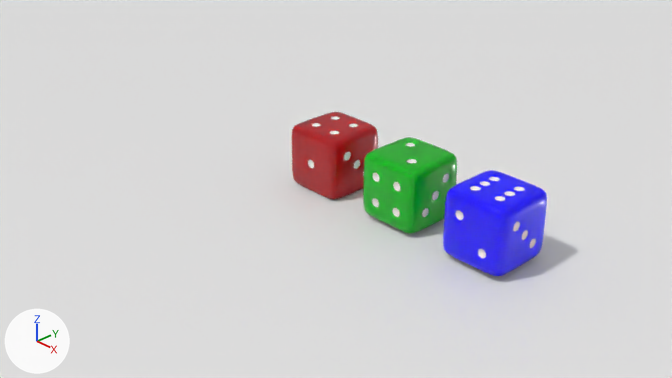
The Blender file udemy-environments/dice.blend as it was, and as the next commit left it.
Both versions are drawn from the file's camera 'Camera'. The lights are fixed; the arrows at lower left show +X, +Y and +Z.
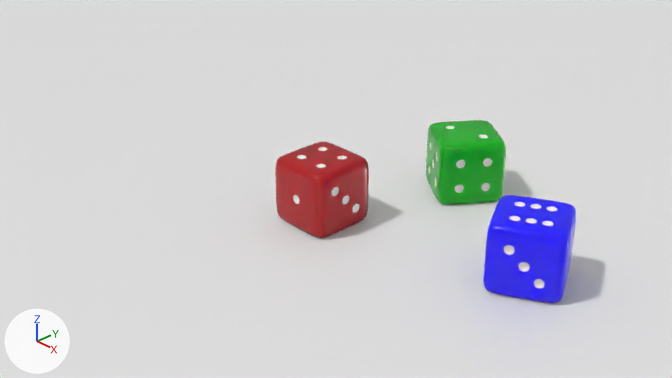
Commit message: OK really the end of section 2 lecture 12 now

Edits to the scene script, one JSON object a line:
```json
{"op": "set", "path": "ob_cube.location", "old": "(0.0, 0.0, 0.4)", "new": "(0.565, -0.722, 0.4)"}
{"op": "set", "path": "ob_cube_001.location", "old": "(1.2, 0.0, 0.4)", "new": "(1.2, 0.986, 0.366)"}
{"op": "set", "path": "ob_cube_001.rotation_euler", "old": "(1.571, 0.0, 0.0)", "new": "(1.571, 0.0, 0.952)", "note": "degrees (90, 0, 0) -> degrees (90, 0, 55)"}
{"op": "set", "path": "ob_cube_002.location", "old": "(2.4, 0.0, 0.4)", "new": "(2.921, -0.132, 0.358)"}
{"op": "set", "path": "ob_cube_002.rotation_euler", "old": "(3.142, 0.0, 0.0)", "new": "(3.142, 0.0, -1.085)", "note": "degrees (180, 0, 0) -> degrees (180, 0, -62)"}
```

Where the change shows, as pixel boxes (x1, y1, x2, y2) in the pictures (672 x 378 px):
```json
{"object": "Cube.002", "change": "moved, turned", "before": [443, 170, 547, 276], "after": [483, 195, 576, 303]}
{"object": "Cube.001", "change": "moved, turned", "before": [363, 137, 457, 233], "after": [426, 120, 506, 205]}
{"object": "Cube", "change": "moved", "before": [292, 112, 378, 200], "after": [275, 142, 369, 238]}
```
